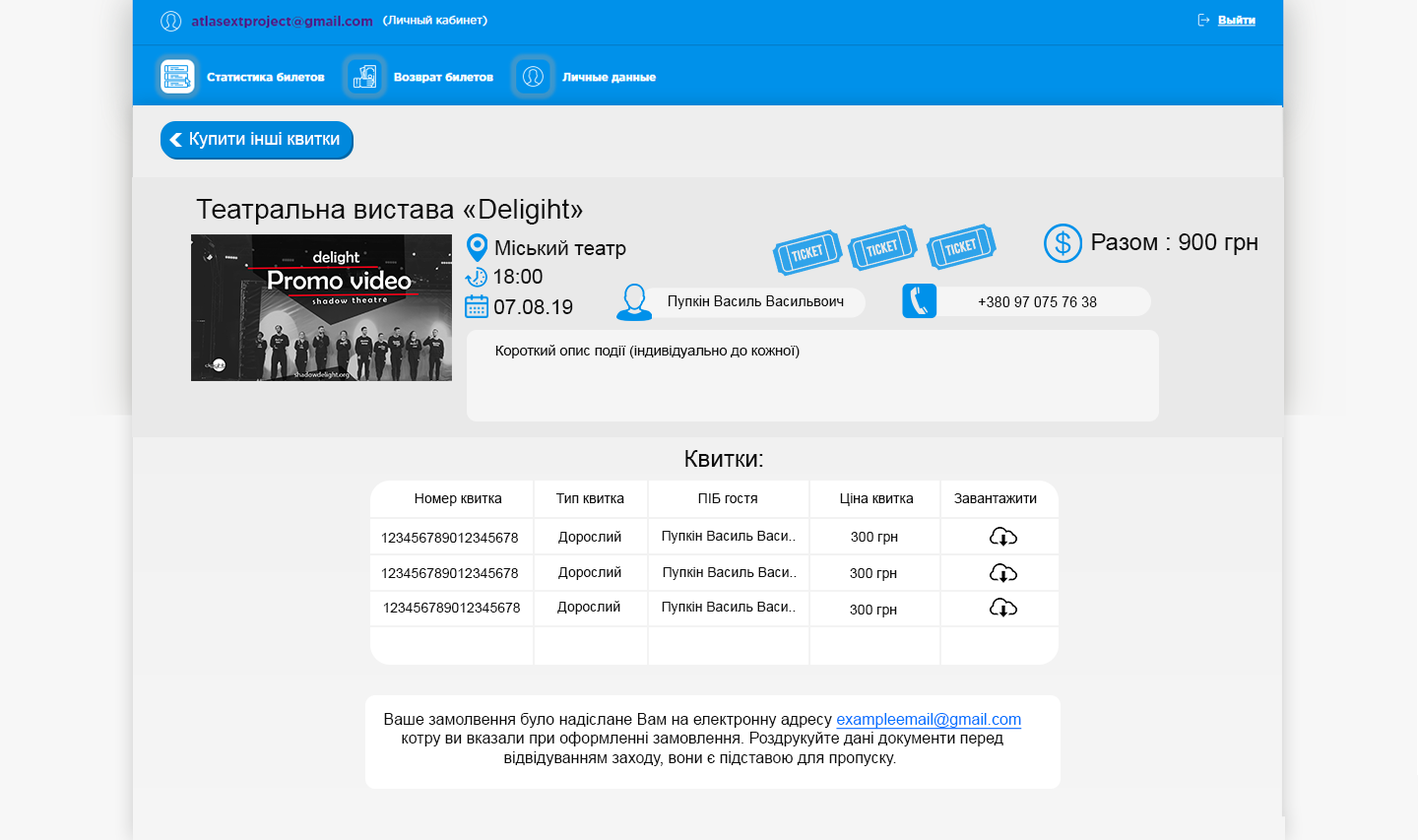
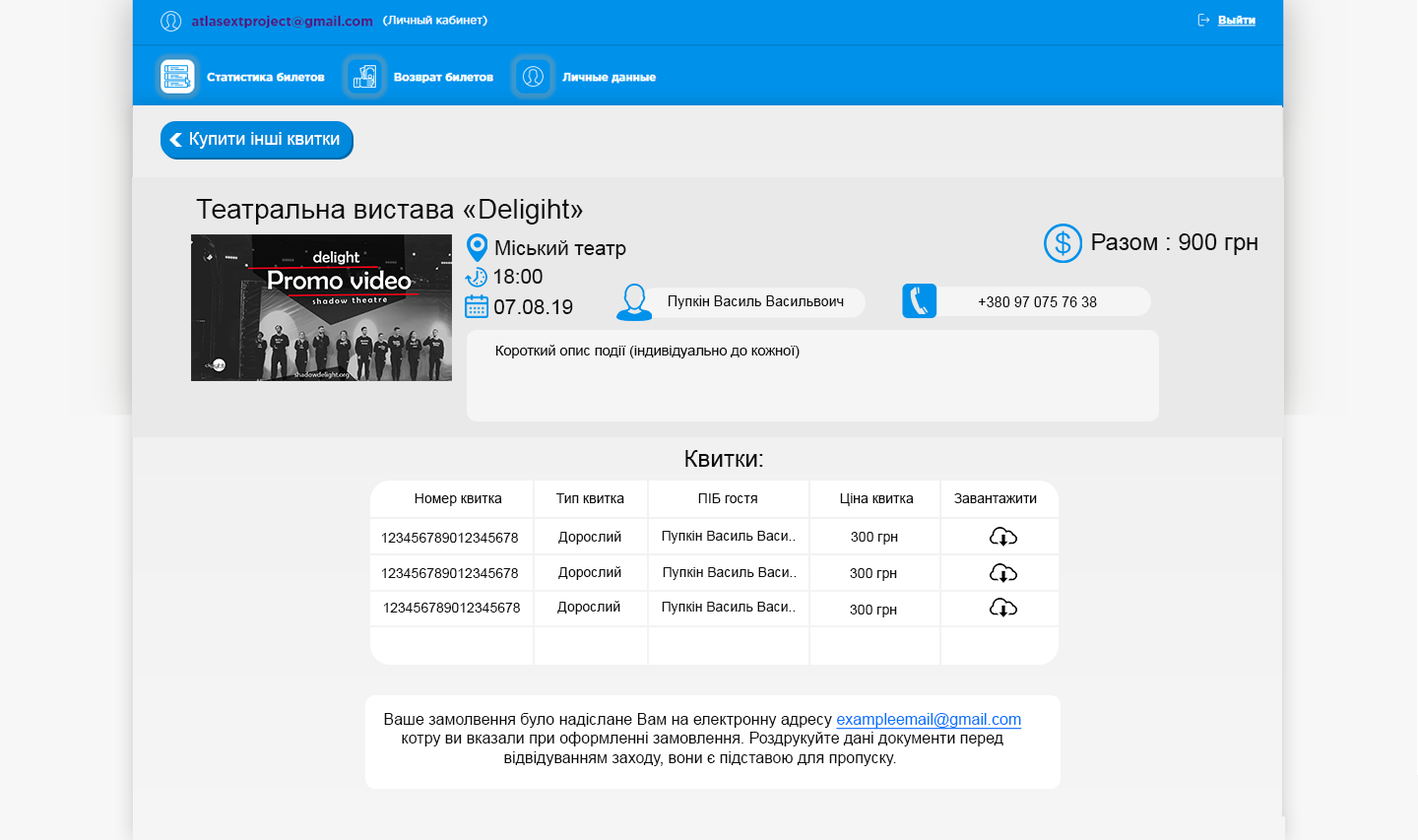
Layered file, before and after one edit (1418x840). Changes by layer:
removed group "ticket" (3 layers) (was 80%) from group "Header" over [772, 223, 997, 277]
removed layer "Ticket-PNG-Photo копия 2" from group "ticket" over [925, 223, 997, 271]
removed layer "Ticket-PNG-Photo копия" from group "ticket" over [846, 224, 918, 272]
removed layer "Ticket-PNG-Photo" from group "ticket" over [772, 229, 844, 277]
